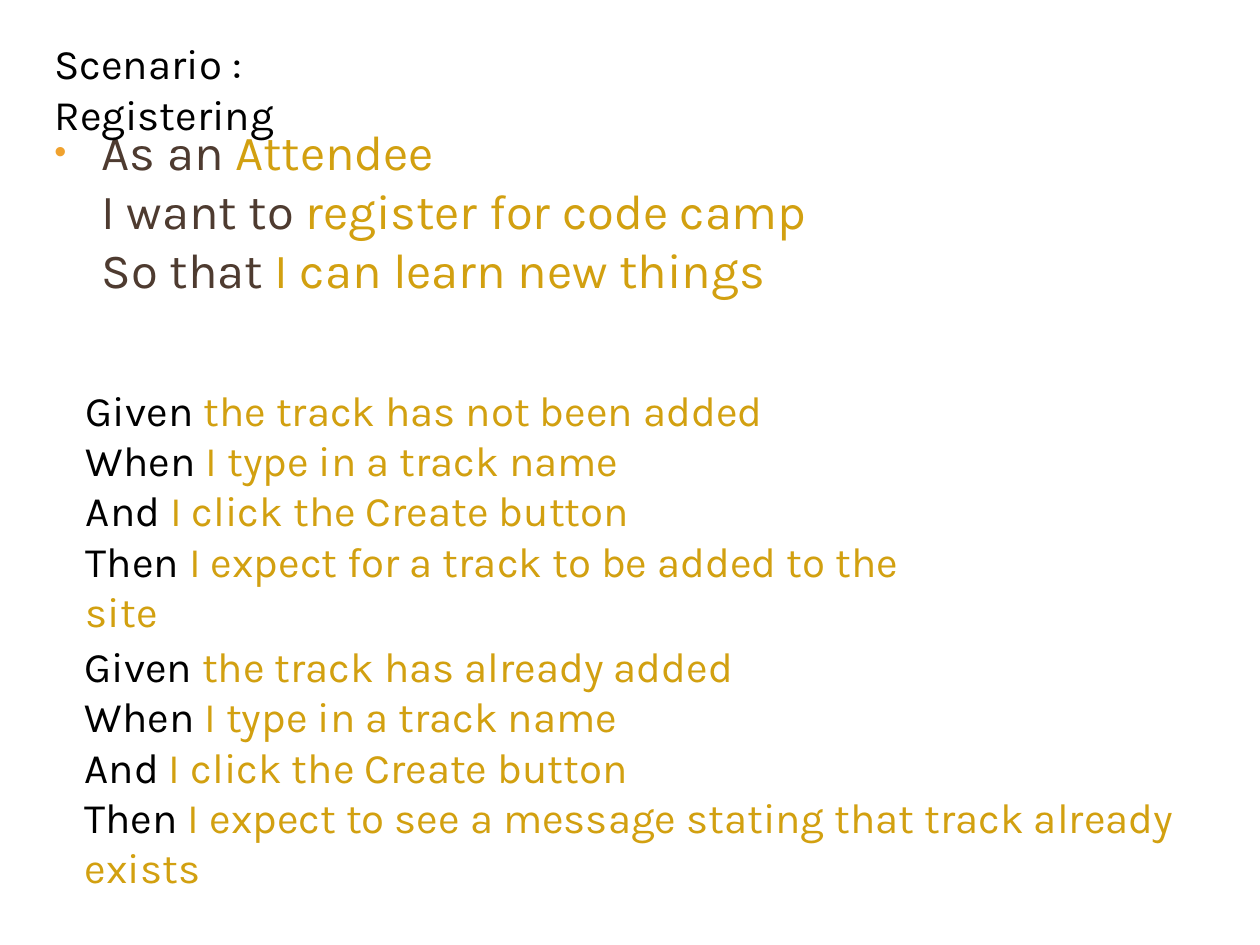
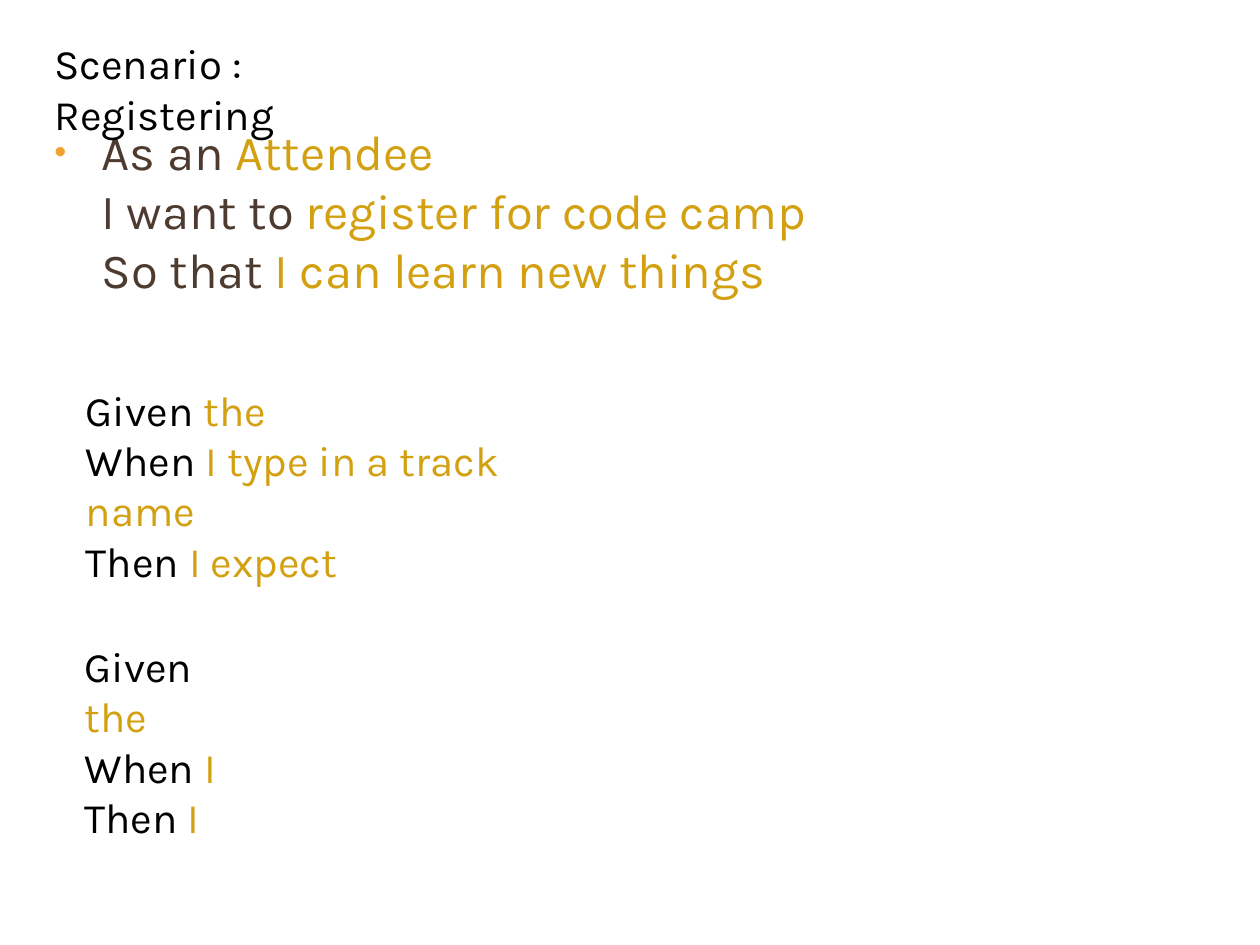
Before and after one commit to schambers/presentations, a slide deck: slide 15 of software-design-evolution/presentation/software-design-evolution.pptx. Drawn at 1260x945 pixels with LibreOffice and Linux fonts; fonts in the diff are those of the drawing. Boxes give left, top, right and bottom in pixels: in the first picture for what was removed or moved away, otherwise in the second. Text is boxed around its words. In the diff, an @@ line names an element or a change of style, - is before the commit and + after.

```diff
--- a/software-design-evolution/presentation/software-design-evolution.pptx
+++ b/software-design-evolution/presentation/software-design-evolution.pptx
@@ text at box(86, 397, 266, 427): text changed; text colour #D2A010 to #000000 @@
-Given the track has not been added
+Given the
@@ text at box(86, 548, 338, 587): text changed @@
-And I click the Create button
-Then I expect for a track to be added to the site
+Then I expect
@@ text at box(85, 653, 216, 834): text changed; text colour #D2A010 to #000000 @@
-Given the track has already added
-When I type in a track name
-And I click the Create button
-Then I expect to see a message stating that track already exists
+Given the
+When I
+Then I
```
Also in this commit, not shown: 2 other slides changed, 4 other files.
